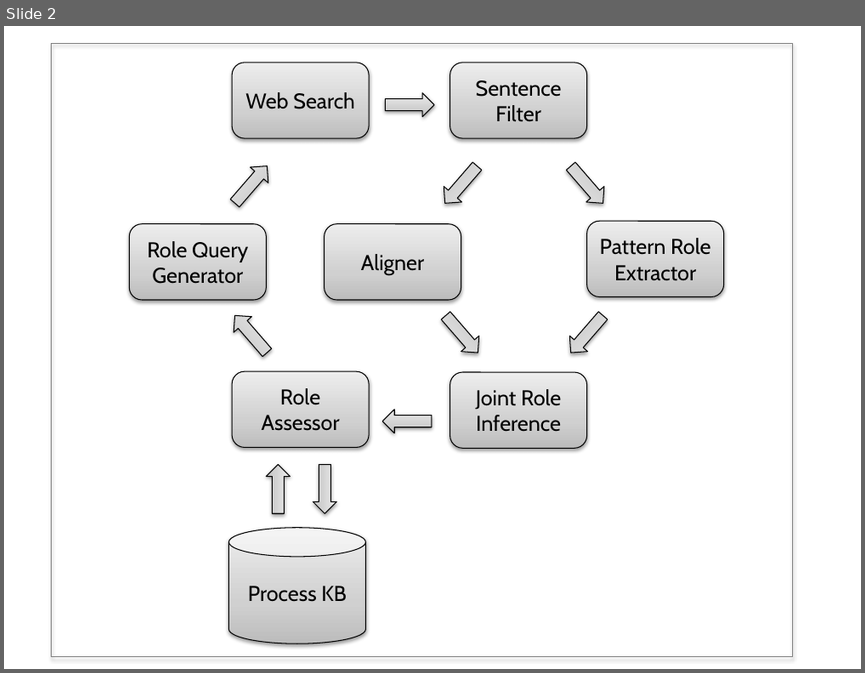
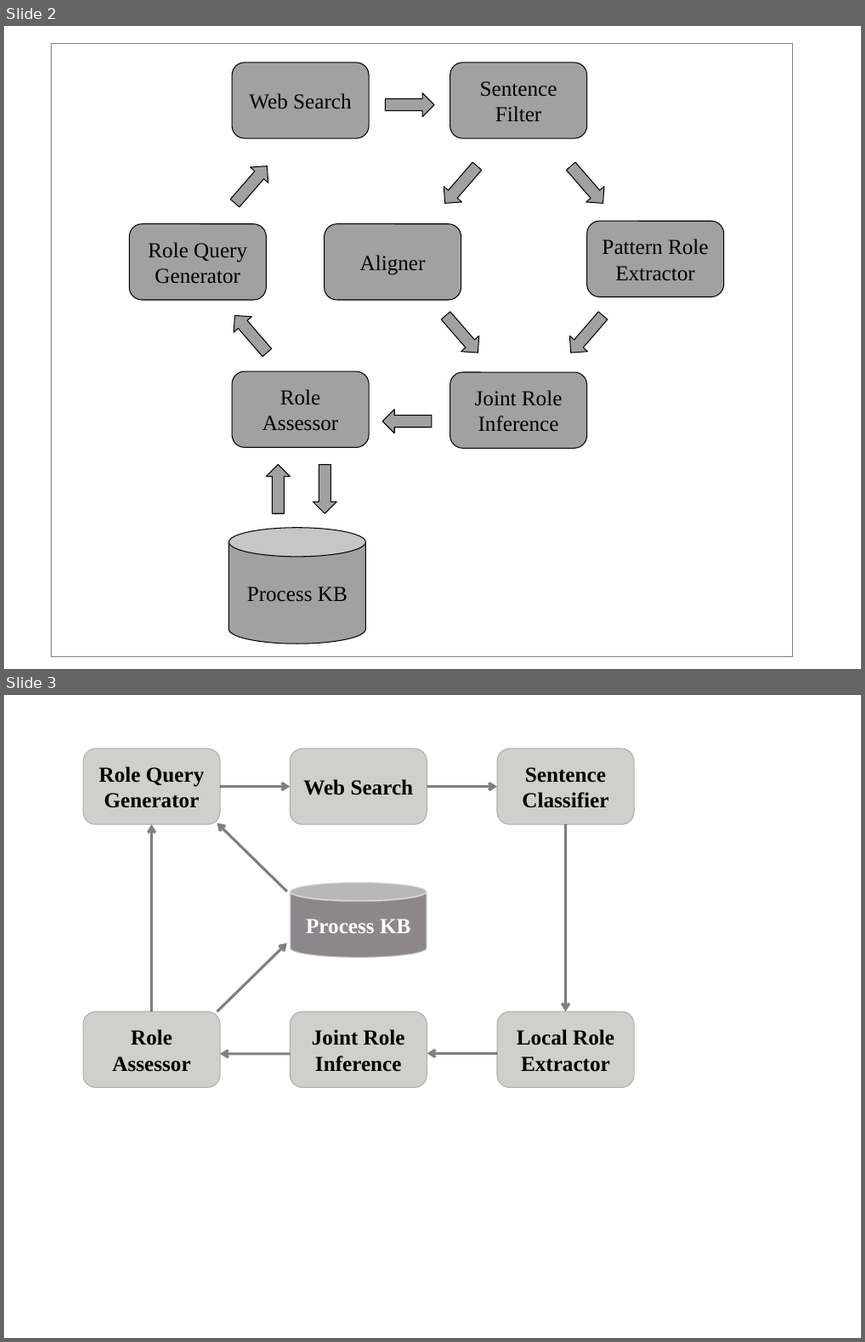
Before and after one commit to niranjanb/processkb, a slide deck: tex/figures/architecture.pptx. Shown one above the other, each under a label of ours: slide 2 before the commit, slides 2 and 3 after it. The pictures are 865x673 and 865x1342 pixels, drawn with LibreOffice and Linux fonts; fonts in the diff are those of the drawing. Boxes give left, top, right and bottom in pixels: in the first picture for what was removed or moved away, otherwise in the second. Text is boxed around its words. In the diff, an @@ line names an element or a change of style, - is before the commit and + after.

```diff
--- a/tex/figures/architecture.pptx
+++ b/tex/figures/architecture.pptx
@@ slide 3 added at (4,695,861,1338), background #FFFFFF @@
@@ group added at (83,748,634,1088): 8 arrows, 6 rounded rectangles, 1 cylinder @@
+Role Query Generator
+Web Search
+Local Role
+Extractor
+Sentence Classifier
+Joint Role
+Inference
+Role
+Assessor
+Process KB
@@ slide 2 changed as well @@
@@ rectangle at (52,44,793,657): shadow off @@
@@ fill gradient #BDBDBD to #D1D1D1 to #EEEEEE to #A2A2A2; shadow off in 10 elements at (386,93,434,117), (436,159,486,210), (562,159,612,210), (562,308,612,361), (437,308,487,361), (383,409,432,433), (313,465,337,513), (266,465,290,513), (226,159,276,210), (226,308,276,361) @@
@@ font Cabin to Times New Roman; fill gradient #BDBDBD to #D1D1D1 to #EEEEEE to #A2A2A2; shadow off in 8 elements at (129,224,266,301), (232,63,369,139), (586,221,724,297), (324,224,461,301), (449,63,586,139), (449,372,586,448), (232,371,369,448), (228,528,365,643) @@
```
Also in this commit, not shown: 1 other slide added.
